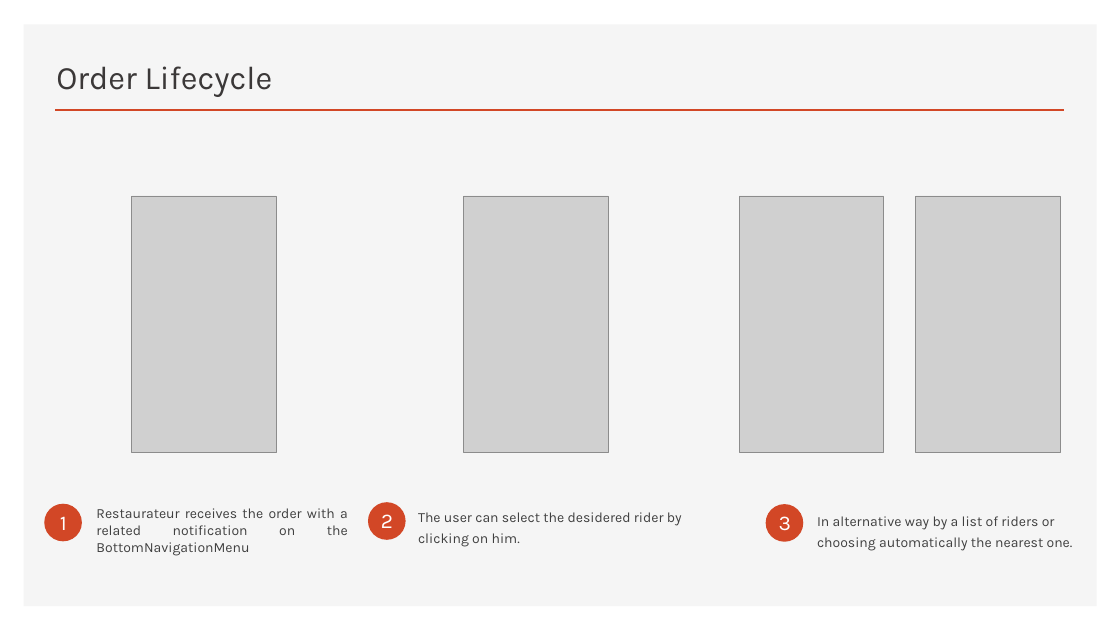
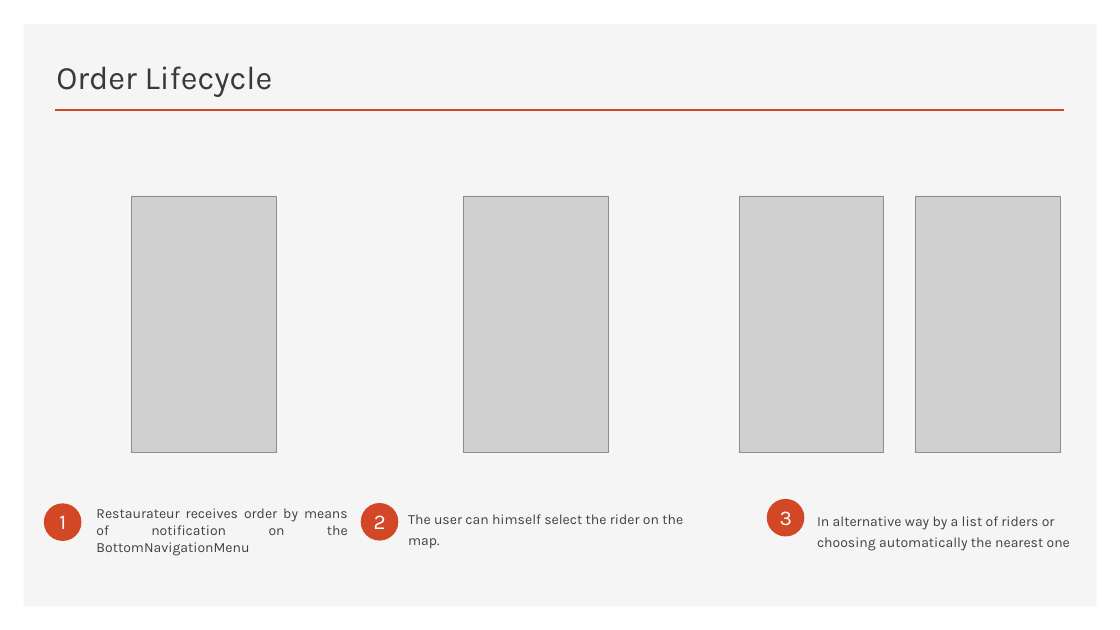
Before and after one commit to androidmaycry/APPetit, a slide deck: slide 8 of APPetit Presentation.pptx. Drawn at 1120x630 pixels with LibreOffice and Linux fonts; fonts in the diff are those of the drawing; grey boxes stand for pictures. Boxes give left, top, right and bottom in pixels: in the first picture for what was removed or moved away, otherwise in the second. Text is boxed around its words. In the diff, an @@ line names an element or a change of style, - is before the commit and + after.

```diff
--- a/APPetit Presentation.pptx
+++ b/APPetit Presentation.pptx
@@ text at (x1=96, y1=508, x2=348, y2=556): text changed @@
-Restaurateur receives the order with a related notification on the BottomNavigationMenu
+Restaurateur receives order by means of notification on the BottomNavigationMenu
@@ text "2" moved from (x1=381, y1=514, x2=393, y2=528) to (x1=374, y1=515, x2=386, y2=529) @@
@@ ellipse moved from (x1=368, y1=502, x2=406, y2=540) to (x1=360, y1=503, x2=398, y2=541) @@
@@ text "3" moved from (x1=779, y1=516, x2=791, y2=531) to (x1=780, y1=511, x2=792, y2=526) @@
@@ ellipse moved from (x1=766, y1=504, x2=804, y2=542) to (x1=767, y1=499, x2=805, y2=537) @@
@@ text at (x1=408, y1=514, x2=683, y2=549): text changed @@
-The user can select the desidered rider by clicking on him.
+The user can himself select the rider on the map.
@@ text at (x1=817, y1=516, x2=1070, y2=551): text changed @@
-In alternative way by a list of riders or choosing automatically the nearest one.
+In alternative way by a list of riders or choosing automatically the nearest one
```
Also in this commit, not shown: 8 other slides changed.
